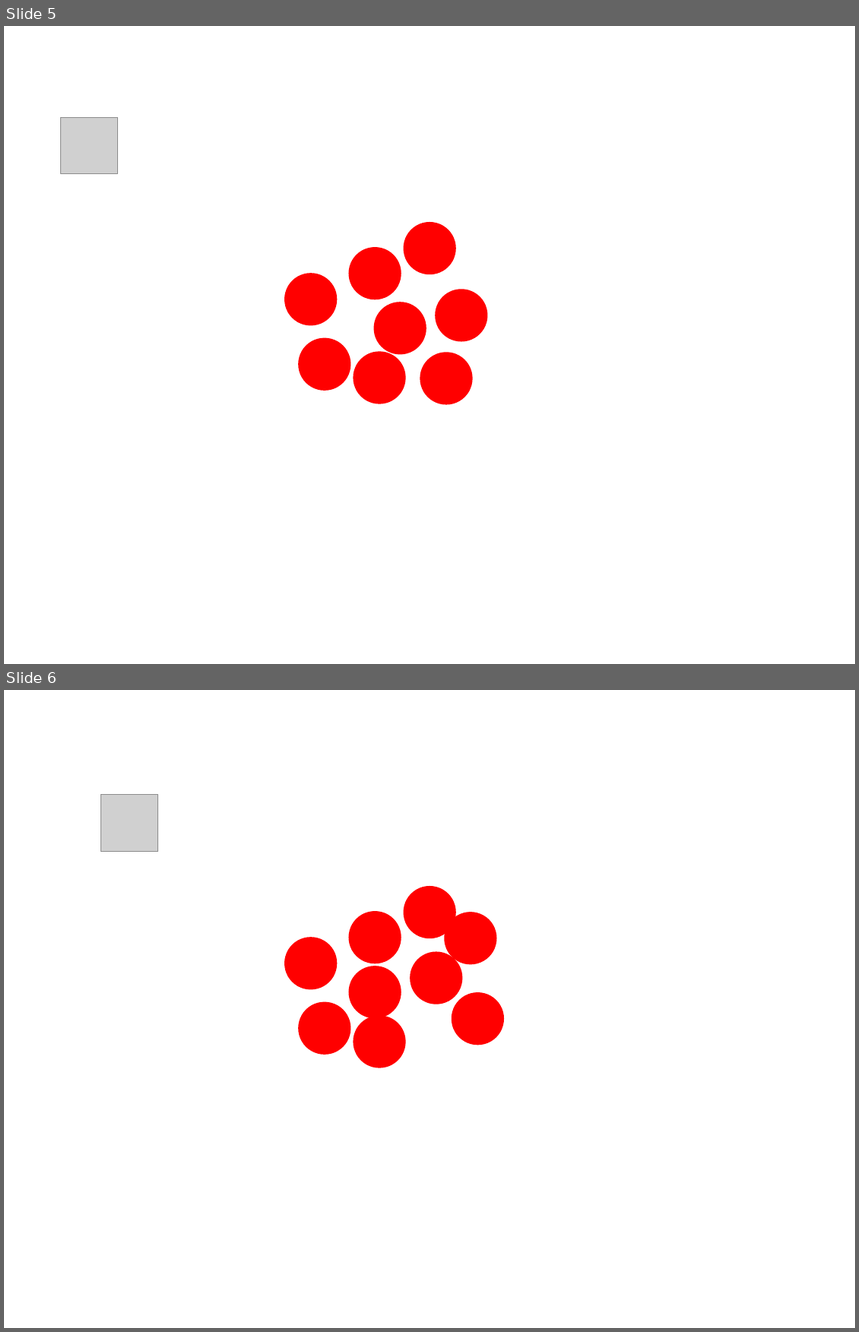
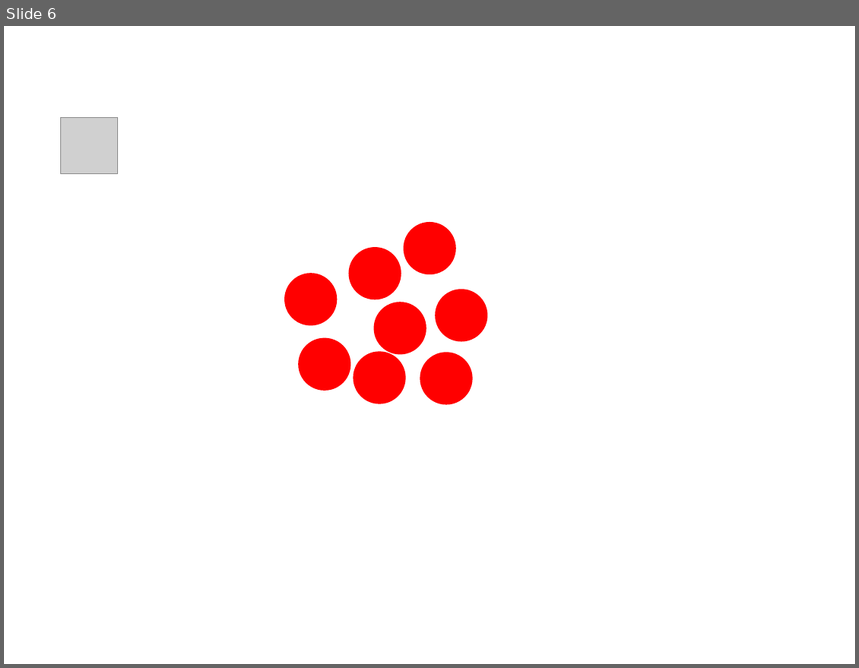
Before and after one commit to cafpleon/flash-cards, a slide deck: math/0009-en-1-nine.ppsx. Shown one above the other, each under a label of ours: slides 5 and 6 before the commit, slide 6 after it. The pictures are 859x1332 and 859x668 pixels, drawn with LibreOffice and Linux fonts; fonts in the diff are those of the drawing; grey boxes stand for pictures. Boxes give left, top, right and bottom in pixels: in the first picture for what was removed or moved away, otherwise in the second. Text is boxed around its words. In the diff, an @@ line names an element or a change of style, - is before the commit and + after.

```diff
--- a/math/0009-en-1-nine.ppsx
+++ b/math/0009-en-1-nine.ppsx
@@ slide 6 removed at box(4, 690, 855, 1328), background #FFFFFF @@
@@ picture removed at box(101, 795, 158, 852) @@
@@ ellipse removed at box(405, 888, 455, 938) @@
@@ ellipse removed at box(350, 912, 400, 962) @@
@@ ellipse removed at box(446, 913, 496, 964) @@
@@ ellipse removed at box(286, 939, 336, 989) @@
@@ ellipse removed at box(411, 953, 461, 1003) @@
@@ ellipse removed at box(350, 967, 400, 1018) @@
@@ ellipse removed at box(300, 1003, 350, 1053) @@
@@ ellipse removed at box(452, 994, 503, 1044) @@
@@ ellipse removed at box(354, 1017, 405, 1067) @@
@@ what was slide 5 is now slide 6 @@
```
Also in this commit, not shown: 3 slides added, 2 other slides removed, 24 other files.
